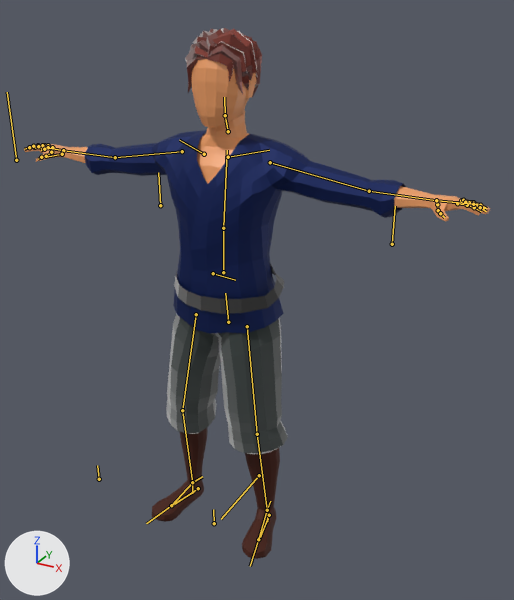
The glTF model Assets/Player/Player.glb: old version first, new version second.
Before and after are seen from a 50 mm camera at (0.986, -1.604, 1.581) aimed at (0.091, 0.024, 0.767). Lighting does not change. The marker at lower left points along +X, +Y and +Z. The bones that bend it are drawn over the model as lines.

The first picture shows 'Samurai'.
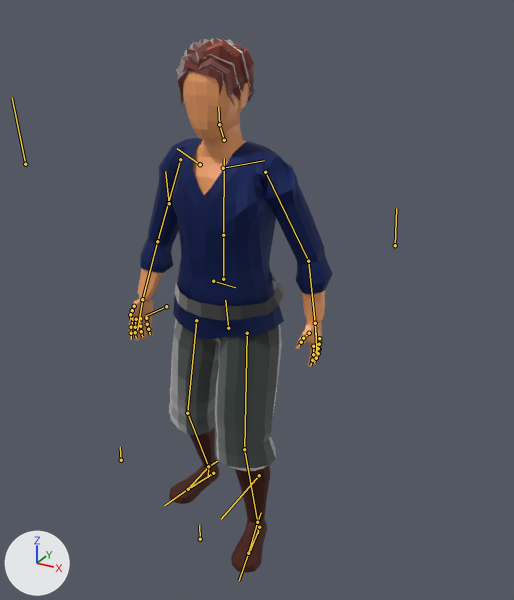
The newer file adds an action. The first version stands in its rest pose; the second is drawn at frame 15 of the action 'UnarmedHitstun1'.

The edits, one by one:
Bone 'Root' (bone_root) moves from (0.0, 0.0, 0.0) to (0.0, -0.02, 0.003).
Bone 'Spine' (bone_spine) turns from (0, 0, 0) to (0, -3, 0) degrees about its own x, y and z.
Bone 'Chest Spine' (bone_chest_spine) turns from (0, 0, 0) to (5, 0, 0) degrees about its own x, y and z.
Bone 'upper_arm.L' (bone_upper_arm_l) turns from (0, 0, 0) to (94, 34, 87) degrees about its own x, y and z.
Bone 'Hand.L' (bone_hand_l) turns from (0, 0, 0) to (19, -83, -15) degrees about its own x, y and z.
Bone 'upper_arm.R' (bone_upper_arm_r) turns from (0, 0, 0) to (75, -28, -78) degrees about its own x, y and z.
Bone 'forearm.R' (bone_forearm_r) turns from (0, 0, 0) to (-2, 0, -3) degrees about its own x, y and z.
Bone 'Hand.R' (bone_hand_r) turns from (0, 0, 0) to (43, 79, 40) degrees about its own x, y and z.
Bone 'Femur.L' (bone_femur_l) turns from (0, 0, 0) to (15, 11, 4) degrees about its own x, y and z.
Bone 'LowerLeg.L' (bone_lowerleg_l) turns from (0, 0, 0) to (-17, -1, -4) degrees about its own x, y and z.
Bone 'Foot.L' (bone_foot_l) turns from (0, 0, 0) to (4, -3, 12) degrees about its own x, y and z.
Bone 'Femur.R' (bone_femur_r) turns from (0, 0, 0) to (-4, -13, 1) degrees about its own x, y and z.
Bone 'LowerLeg.R' (bone_lowerleg_r) turns from (0, 0, 0) to (-9, 0, 2) degrees about its own x, y and z.
Bone 'Foot.R' (bone_foot_r) turns from (0, 0, 0) to (14, 6, -10) degrees about its own x, y and z.

Boxes [x1, y1, x2, y2] around the edits, measured in the pictures (514 x 600 px):
'Samurai', posed (56% narrower): before [24, 28, 490, 559]; after [129, 38, 333, 573]
bone 'Root', root to tip: before (228, 322) to (225, 293); after (228, 328) to (225, 300)
bone 'Spine', root to tip: before (223, 272) to (223, 228); after (223, 279) to (223, 235)
bone 'Chest Spine', root to tip: before (223, 228) to (227, 150); after (223, 235) to (224, 158)
bone 'upper_arm.L', root to tip: before (270, 162) to (369, 191); after (265, 172) to (308, 261)
bone 'Hand.L', root to tip: before (436, 200) to (452, 202); after (315, 323) to (316, 336)
bone 'upper_arm.R', root to tip: before (182, 151) to (115, 157); after (180, 159) to (157, 241)
bone 'forearm.R', root to tip: before (115, 157) to (63, 150); after (157, 241) to (142, 299)
bone 'Hand.R', root to tip: before (63, 150) to (52, 148); after (142, 299) to (140, 312)
bone 'Femur.L', root to tip: before (247, 326) to (257, 434); after (247, 333) to (244, 449)
bone 'LowerLeg.L', root to tip: before (257, 434) to (267, 510); after (244, 449) to (257, 522)
bone 'Foot.L', root to tip: before (267, 510) to (258, 539); after (257, 522) to (248, 553)
bone 'Femur.R', root to tip: before (196, 314) to (182, 410); after (196, 320) to (187, 413)
bone 'LowerLeg.R', root to tip: before (182, 410) to (192, 482); after (187, 413) to (208, 466)
bone 'Foot.R', root to tip: before (192, 482) to (171, 505); after (208, 466) to (188, 489)
